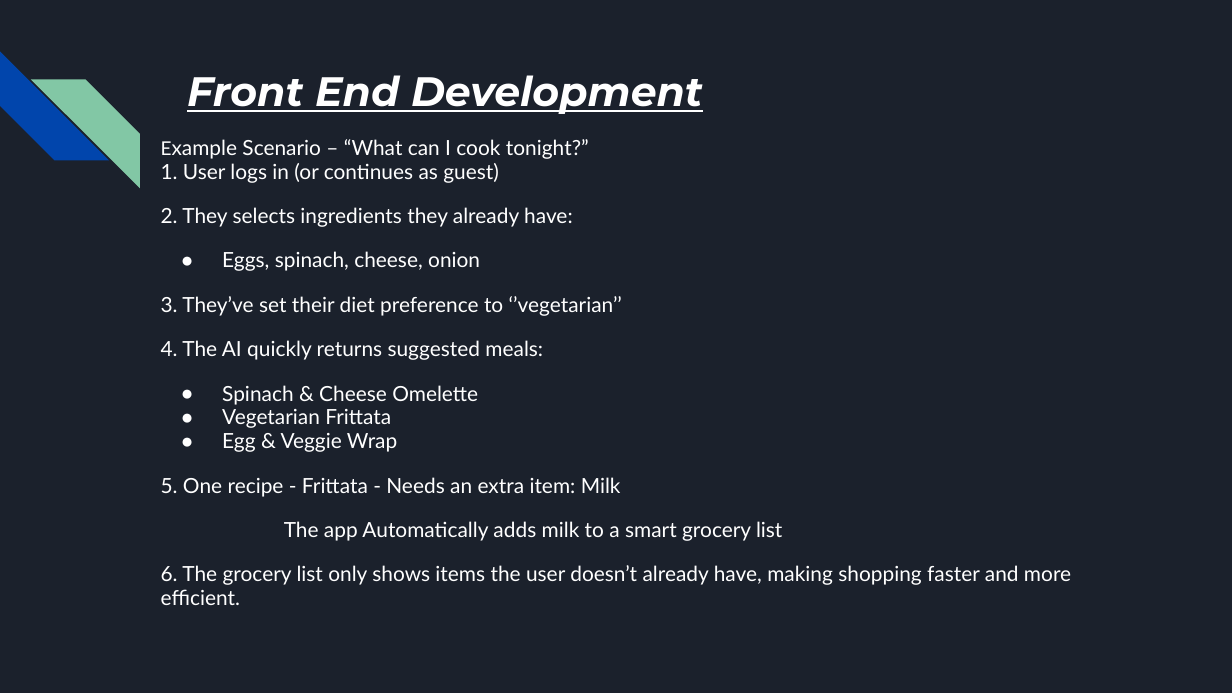
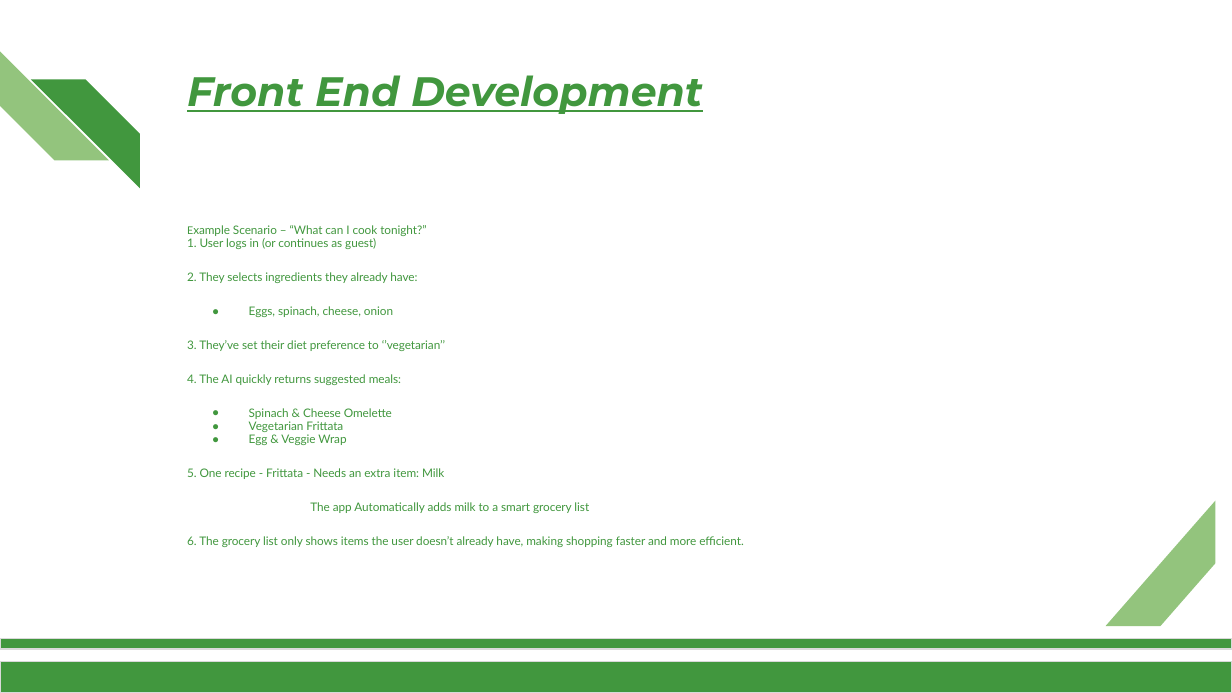
Before and after one commit to shippadam25/MealMind, a slide deck: slide 5 of Documents/Phase 2/ProjectPhase2.pptx. Drawn at 1232x693 pixels with LibreOffice and Linux fonts; fonts in the diff are those of the drawing; background and template pictures are left out. Boxes give left, top, right and bottom in pixels: in the first picture for what was removed or moved away, otherwise in the second. Text is boxed around its words. In the diff, an @@ line names an element or a change of style, - is before the commit and + after.

```diff
--- a/Documents/Phase 2/ProjectPhase2.pptx
+++ b/Documents/Phase 2/ProjectPhase2.pptx
@@ background #1B212C to #FFFFFF @@
@@ diag stripe at [0, 52, 108, 160]: fill #0145AC to #93C47D @@
@@ title "Front End Development" at [187, 75, 703, 114]: text colour #FFFFFF to #41973E @@
@@ diag stripe at [31, 79, 139, 187]: fill #82C7A5 to #41973E @@
@@ text "Example Scenario – “What can ...": place and size @@
-text "Example Scenario – “What can ..." at [161, 139, 1071, 605]
+text "Example Scenario – “What can ..." at [187, 225, 743, 547]
@@ text "Example Scenario – “What can ..." at [187, 225, 743, 547]: size 11.1 to 6.2 pt in "Example"; size 12.3 to 6.8 pt, text colour #FFFFFF to #41973E; indent changed; bullet colour #FFFFFF to #41973E @@
@@ diag stripe added at [1106, 501, 1215, 626], fill #93C47D @@
@@ rectangle added at [0, 638, 1232, 649], fill #41973E, outline #D9D9D9 0.75 pt @@
@@ rectangle added at [0, 662, 1232, 693], fill #41973E, outline #D9D9D9 0.75 pt @@
```
Also in this commit, not shown: 9 other slides changed, 8 other files.
